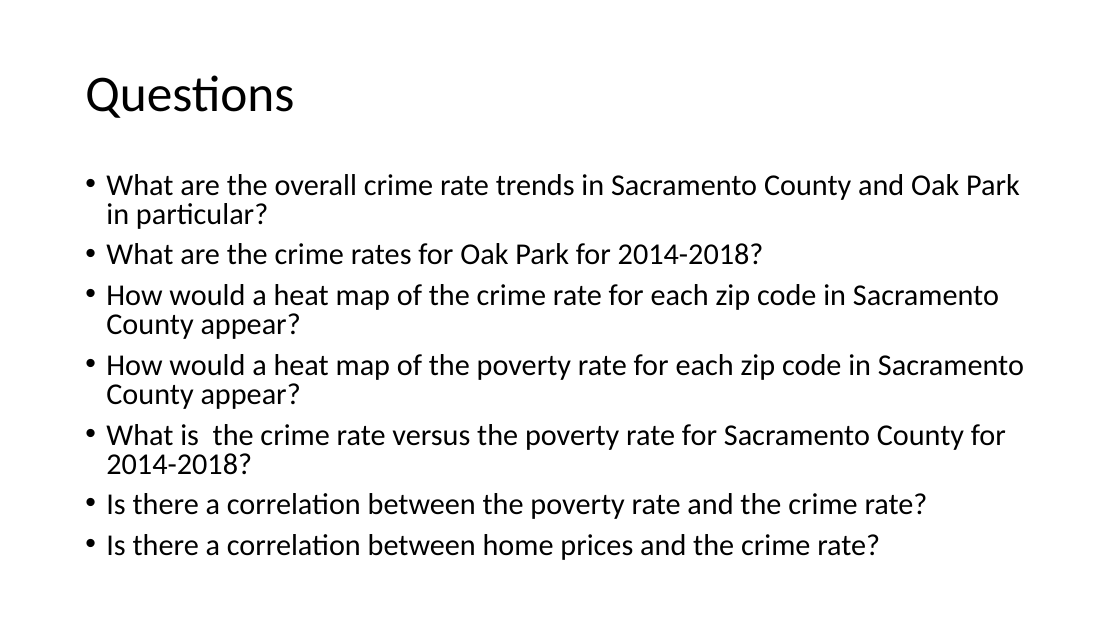
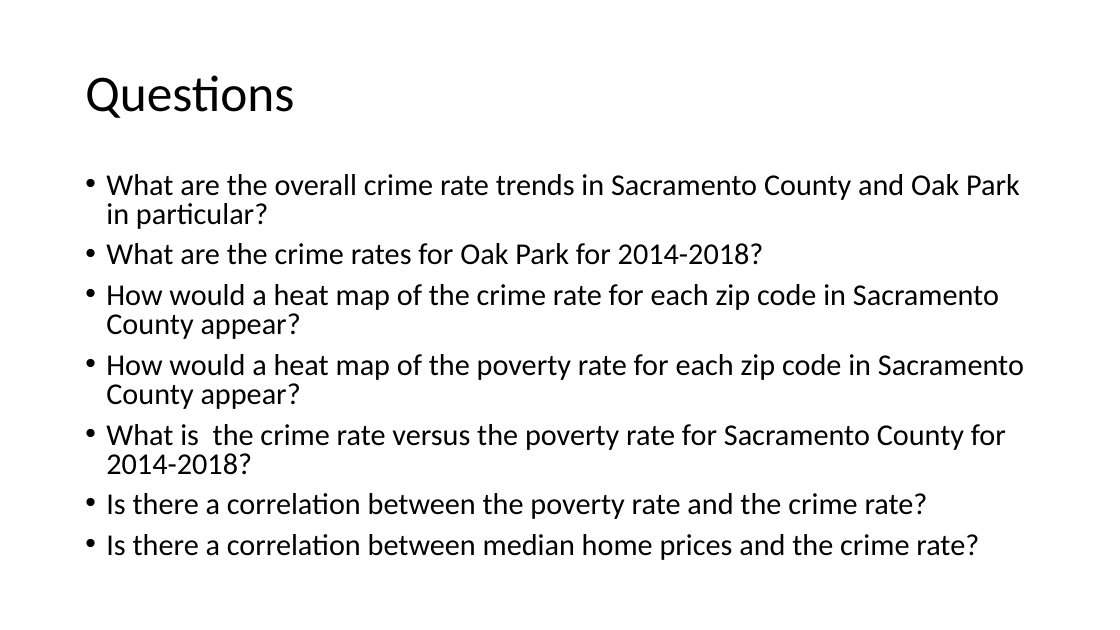
Before and after one commit to sean-galloway/Crime_and_Poverty, a slide deck: slide 7 of Project_1_Presentation.pptx. Drawn at 1120x630 pixels with LibreOffice and Linux fonts; fonts in the diff are those of the drawing. Boxes give left, top, right and bottom in pixels: in the first picture for what was removed or moved away, otherwise in the second. Text is boxed around its words. In the diff, an @@ line names an element or a change of style, - is before the commit and + after.

```diff
--- a/Project_1_Presentation.pptx
+++ b/Project_1_Presentation.pptx
@@ text at bbox=[106, 534, 979, 560]: text changed @@
-• Is there a correlation between home prices and the crime rate?
+• Is there a correlation between median home prices and the crime rate?
```
Also in this commit, not shown: 2 other slides changed.
